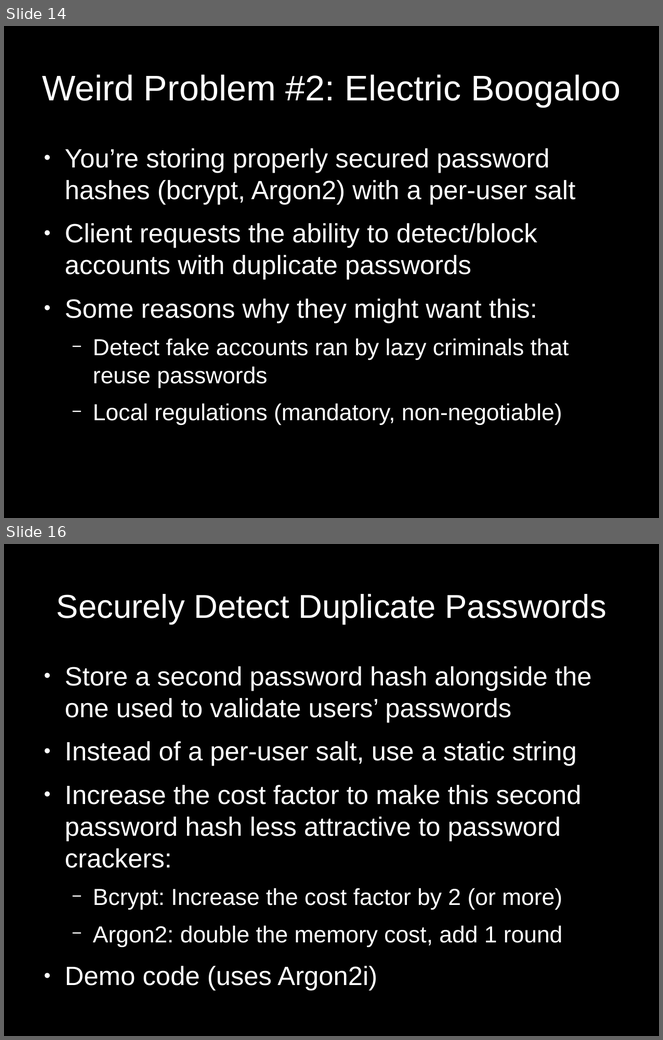
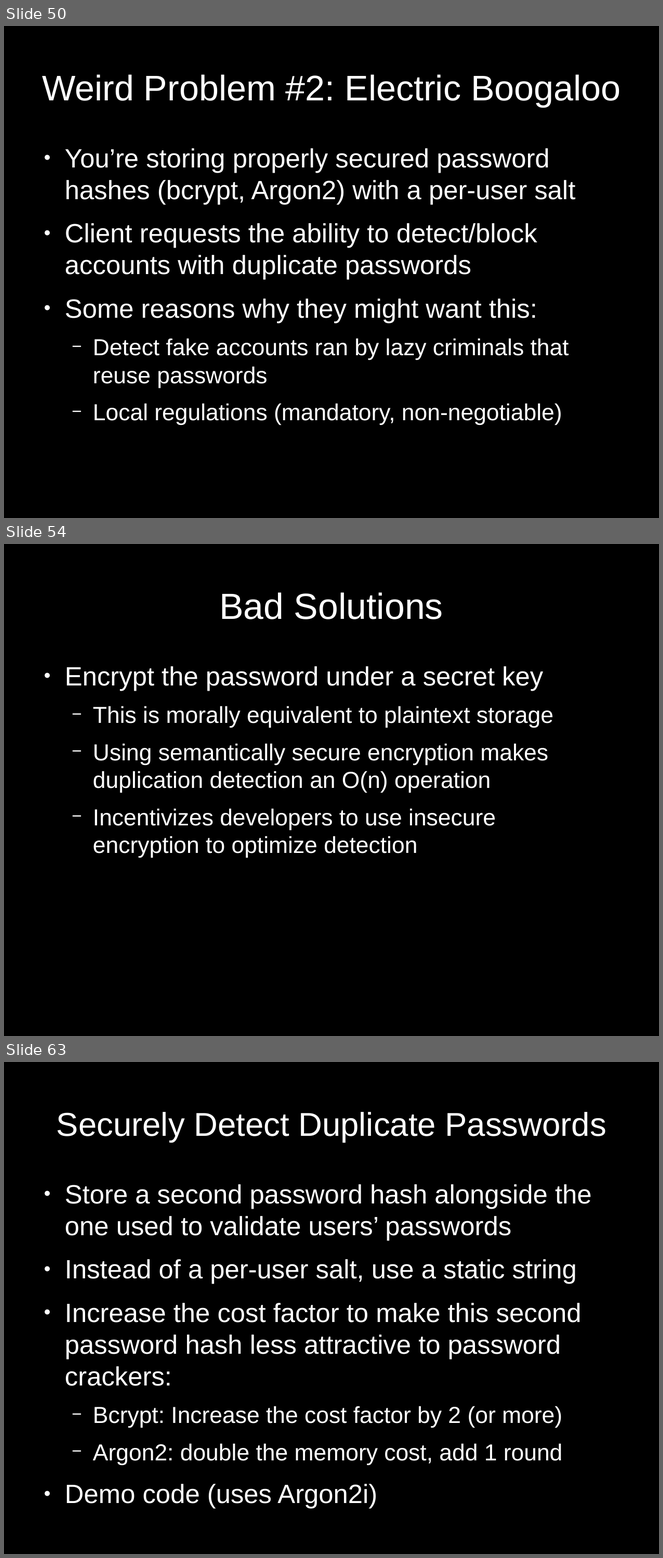
Before and after one commit to paragonie/bsidesorl-2017, a slide deck: talk/20170408-BsidesOrlando-ScottArciszewski.odp. Shown one above the other, each under a label of ours: slides 14 and 16 before the commit, slides 50, 54 and 63 after it; the slides between them are not shown. The pictures are 663x1040 and 663x1558 pixels, drawn with LibreOffice and Linux fonts; fonts in the diff are those of the drawing. Boxes give left, top, right and bottom in pixels: in the first picture for what was removed or moved away, otherwise in the second. Text is boxed around its words. In the diff, an @@ line names an element or a change of style, - is before the commit and + after.

```diff
--- a/talk/20170408-BsidesOrlando-ScottArciszewski.odp
+++ b/talk/20170408-BsidesOrlando-ScottArciszewski.odp
@@ slide 54 added at [4,544,659,1036], background #000000 @@
@@ title added at [219,592,443,619], 44 pt, text #FFFFFF @@
+Bad Solutions
@@ text added at [65,666,554,858], 28 pt, text #FFFFFF @@
+● Encrypt the password under a secret key
+  − This is morally equivalent to plaintext storage
+  − Using semantically secure encryption makes duplication detection an O(n) operation
+  − Incentivizes developers to use insecure
+    encryption to optimize detection
@@ what was slide 14 is now slide 50 @@
@@ what was slide 16 is now slide 63 @@
```
Also in this commit, not shown: 6 slides changed, 93 other slides added, 1 slide removed, 1 other file.
